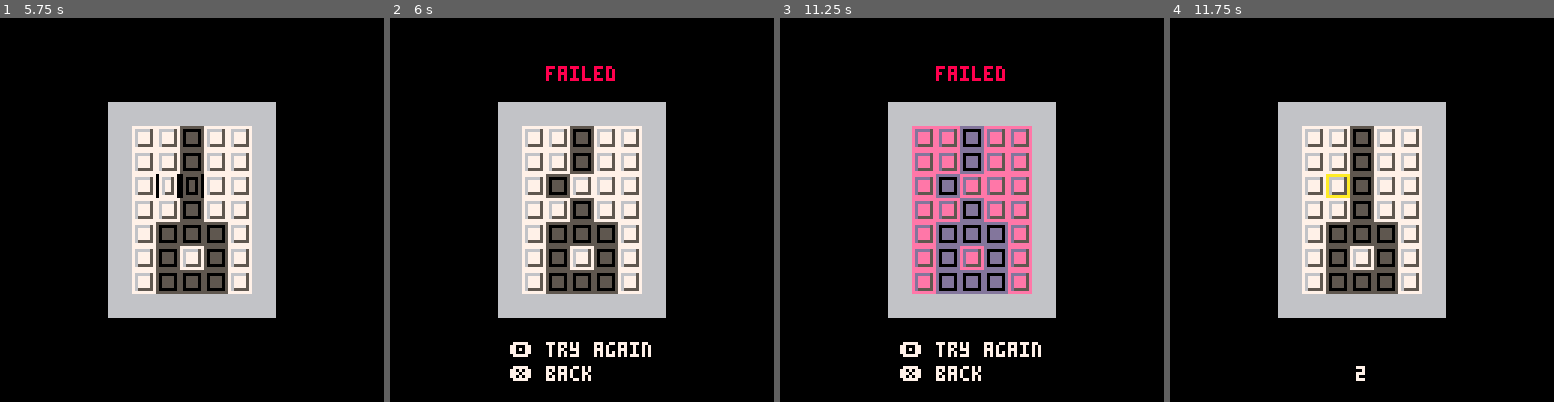
Above: before the commit, frames 1-4 (left to right).
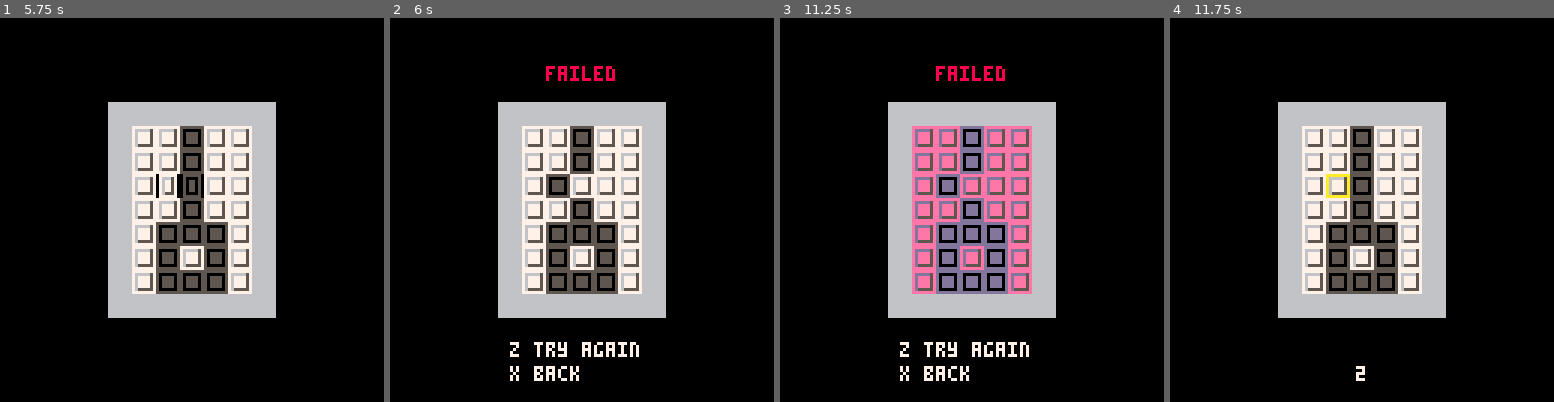
Above: after the commit, the same moments.

Repository: tobiasvl/picolarium
Game: PICO-8 cartridge picolarium.p8
Same seed, same stepped clock (60 frames per second), same inputs: the game is played once before the commit and once after it.
Inputs:
- Up to frame 1 (5.75 s): tap X (X key) at 0.33, 1.07, 1.85, 2.97, 4.08, 5.2 s; tap O (Z key) at 0.7, 1.7, 2.1, 2.5, 2.9, 3.3, 3.7, 4.1, 4.5, 4.9, 5.3, 5.7 s; hold Right 1.6-2.1 s; hold Up 2.15-2.42 s; hold Right 2.47-3.03 s; hold Left 3.08-3.58 s; hold Down 3.63-3.97 s; hold Right 4.02-4.68 s; hold Up 4.73-5.03 s; hold Left 5.08-5.68 s; hold Down from 5.73 s (still down)
- Up to frame 2 (6 s): keep holding Down
- Up to frame 3 (11.25 s): release Down at 6.03 s; hold Right 6.08-6.58 s; tap O (Z key) every 0.4 s from 6.1 to 10.9 s; tap X (X key) every 1.12 s from 6.32 to 10.78 s; hold Right 6.63-7.13 s; hold Up 7.18-7.45 s; hold Right 7.5-8.07 s; hold Left 8.12-8.62 s; hold Down 8.67-9 s; hold Right 9.05-9.72 s; hold Up 9.77-10.07 s; hold Left 10.12-10.72 s; hold Down 10.77-11.07 s; hold Right from 11.12 s (still down)
- Up to frame 4 (11.75 s): tap O (Z key) at 11.3, 11.7 s; release Right at 11.62 s

Frame 1 is identical in both runs. In frame 2, 1.0% of the frame differs, in the area x 31-68%, y 84-95%; in frame 3, 1.0%; in frame 4, nothing differs.

Commit message:
Detect where the cart is running and display relevant button glyphs

Diff:
--- a/picolarium.p8
+++ b/picolarium.p8
@@ -174,6 +174,8 @@
   new_lvl_xpos=0
   new_lvl_ypos=0
   custom_levels={}
+  local emulated=stat(102)!=0 and stat(102)!="www.lexaloffle.com" and stat(102)!="www.playpico.com"
+  buttons={o=emulated and "z" or "🅾️",x=emulated and "x" or "❎"}
 end
 
 function play_init(level)
@@ -520,7 +522,7 @@
     cursor(8,52)
     color(0)
     print("⬅️➡️⬆️⬇️: move")
-    print("🅾️: start and finish a\n    single stroke\n")
+    print(buttons.o..": start and finish a\n"..(buttons.o=="z" and "" or " ").."   single stroke\n")
     print("flip tiles so each horizontal\nline is one color")
     print("e.g. from ▒/▥ to █/▤")
   elseif mode==modes.custom_submenu then
@@ -553,8 +555,8 @@
     select=edit and "edit" or "select"
     center(select.." level",8)
     if edit then
-      print("press z to edit level",16,16)
-      print("press x to edit password",16,22)
+      print("press "..buttons.o.." to edit level",16,16)
+      print("press "..buttons.x.." to edit password",16,22)
     end
     print_lvl_no()
     if (level_select.lvls_beat==100) printg()
@@ -626,16 +628,16 @@
         for v in all(encode_level(level)) do
           print(encode_password(v))
         end
-        print("🅾️ save as custom level "..lvl,20,108,7)
-        print("❎ edit",20,116,7)
+        print(buttons.o.." save as custom level "..lvl,20,108,7)
+        print(buttons.x.." edit",20,116,7)
         mode=modes.win_state2
       else
         if not custom and level_select.lvls_beat<level_select.lvls and find_unsolved() then
-          print("🅾️ next unsolved level",20,108,7)
-          print("❎ back",20,116,7)
+          print(buttons.o.." next unsolved level",20,108,7)
+          print(buttons.x.." back",20,116,7)
           mode=modes.win_state2
         else
-          center("❎ back",108,7)
+          center(buttons.x.." back",108,7)
           mode=modes.win_state1
         end
       end
@@ -662,9 +664,9 @@
       end
       save_and_reset_camera()
       center("failed",16,8)
-      print("🅾️ try again",40,108,7)
+      print(buttons.o.." try again",40,108,7)
       if (edit) back="edit" else back="back"
-      print("❎ "..back,40,116,7)
+      print(buttons.x.." "..back,40,116,7)
       restore_camera()
       mode=modes.fail_state
     end
@@ -675,9 +677,9 @@
     map()
     camera()
     center("resize level",8)
-    center("press z to edit",16,5)
+    center("press "..buttons.o.." to edit",16,5)
     center(x.." x "..y,108)
-    --center("press z to edit",122,5)
+    --center("press "..buttons.o.." to edit",122,5)
   elseif mode==modes.edit_custom then
     cls()
     draw_level(level)
@@ -685,8 +687,8 @@
     spr(0, xpos, ypos)
     save_and_reset_camera()
     center("edit level",8)
-    center("press z to solve",16,5)
-    center("press x to flip tile",108)
+    center("press "..buttons.x.." to solve",16,5)
+    center("press "..buttons.o.." to flip tile",108)
     center("a single row cannot",116,5)
     center("be a solid color",122,5)
     restore_camera()
